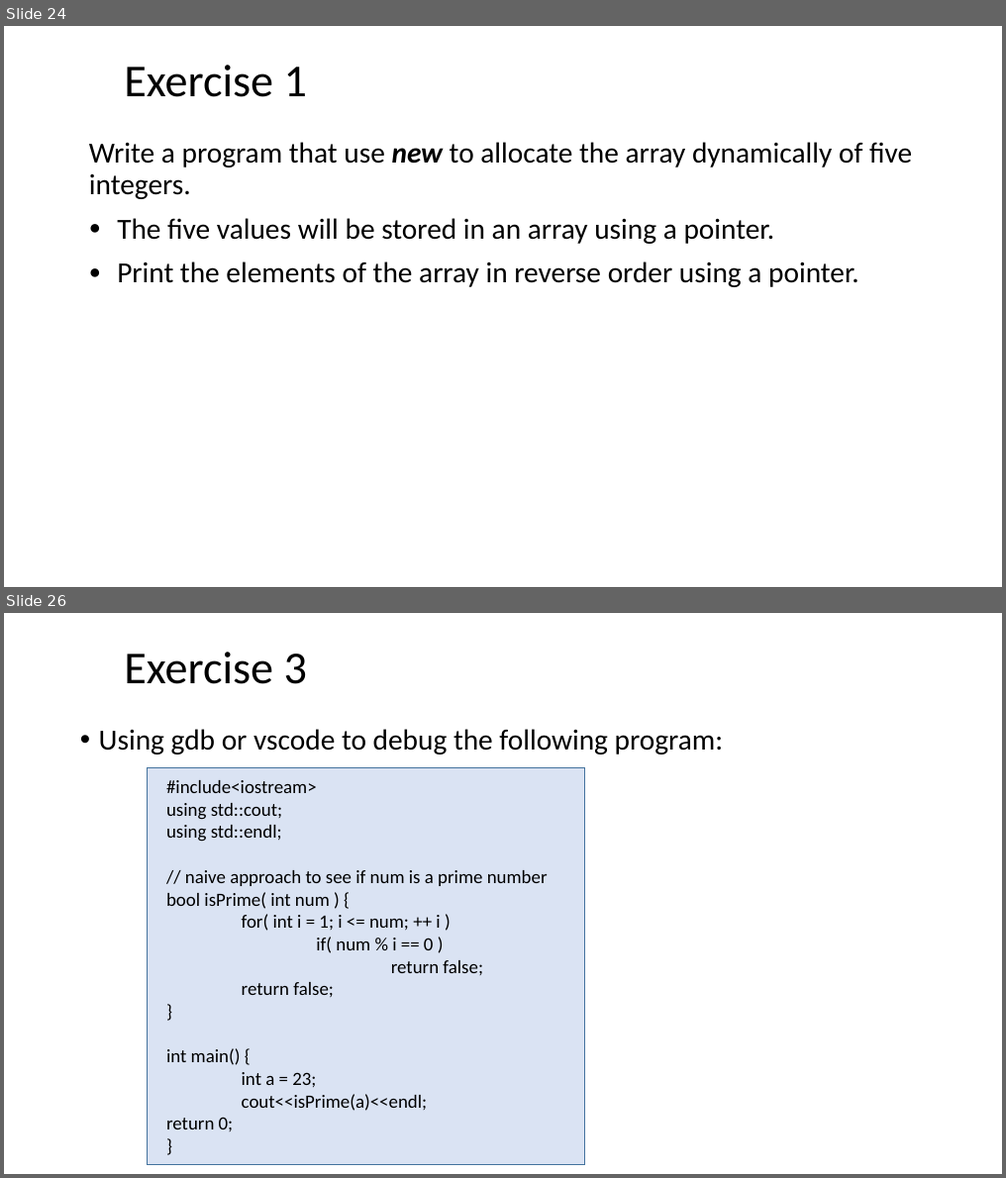
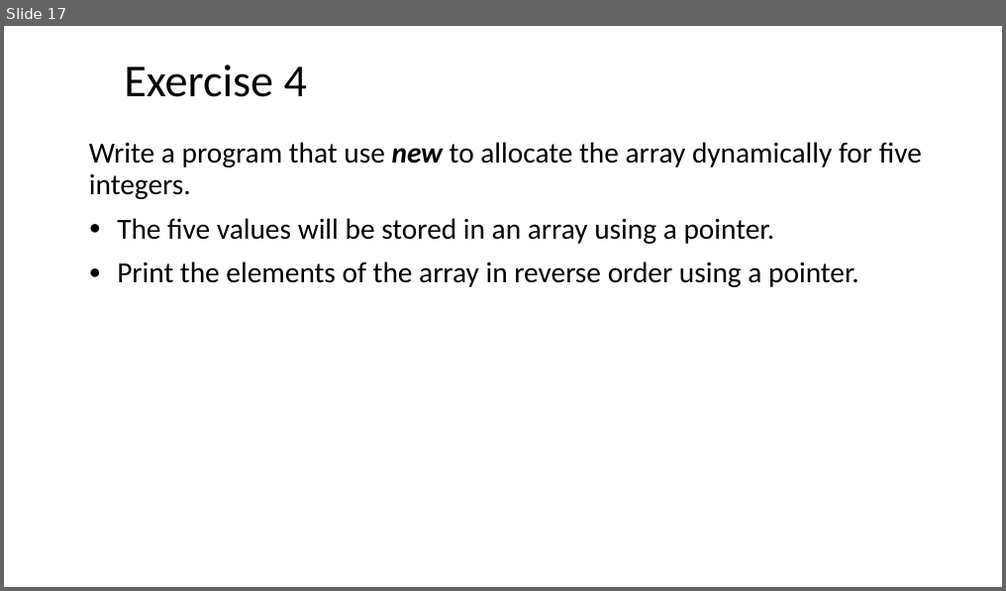
Before and after one commit to ShiqiYu/CPP, a slide deck: week05/Lab05.pptx. Shown one above the other, each under a label of ours: slides 24 and 26 before the commit, slide 17 after it; the slides between them are not shown. The pictures are 1006x1178 and 1006x591 pixels, drawn with LibreOffice and Linux fonts; fonts in the diff are those of the drawing; background and template pictures are left out. Boxes give left, top, right and bottom in pixels: in the first picture for what was removed or moved away, otherwise in the second. Text is boxed around its words. In the diff, an @@ line names an element or a change of style, - is before the commit and + after.

```diff
--- a/week05/Lab05.pptx
+++ b/week05/Lab05.pptx
@@ slide 26 removed at (x1=4, y1=613, x2=1002, y2=1174), background #FFFFFF @@
@@ title removed at (x1=124, y1=652, x2=307, y2=684) @@
-Exercise 3
@@ text removed at (x1=99, y1=729, x2=723, y2=755) @@
-• Using gdb or vscode to debug the following program:
@@ rectangle removed at (x1=148, y1=768, x2=586, y2=1164) @@
@@ text removed at (x1=166, y1=780, x2=548, y2=1132) @@
-#include<iostream>
-using std::cout;
-using std::endl;
-// naive approach to see if num is a prime number
-bool isPrime( int num ) {
-for( int i = 1; i <= num; ++ i )
-if( num % i == 0 )
-return false;
-return false;
-}
-int main() {
-int a = 23;
-cout<<isPrime(a)<<endl;
-return 0;
-}
@@ what was slide 24 is now slide 17 @@
@@ slide 17 changed as well @@
@@ title at (x1=124, y1=65, x2=307, y2=97): text changed @@
-Exercise 1
+Exercise 4
@@ text at (x1=89, y1=142, x2=922, y2=199): text changed @@
-  Write a program that use new to allocate the array dynamically of five integers.
+  Write a program that use new to allocate the array dynamically for five integers.
```
Also in this commit, not shown: 1 other slide changed, 16 slides added, 23 other slides removed.
